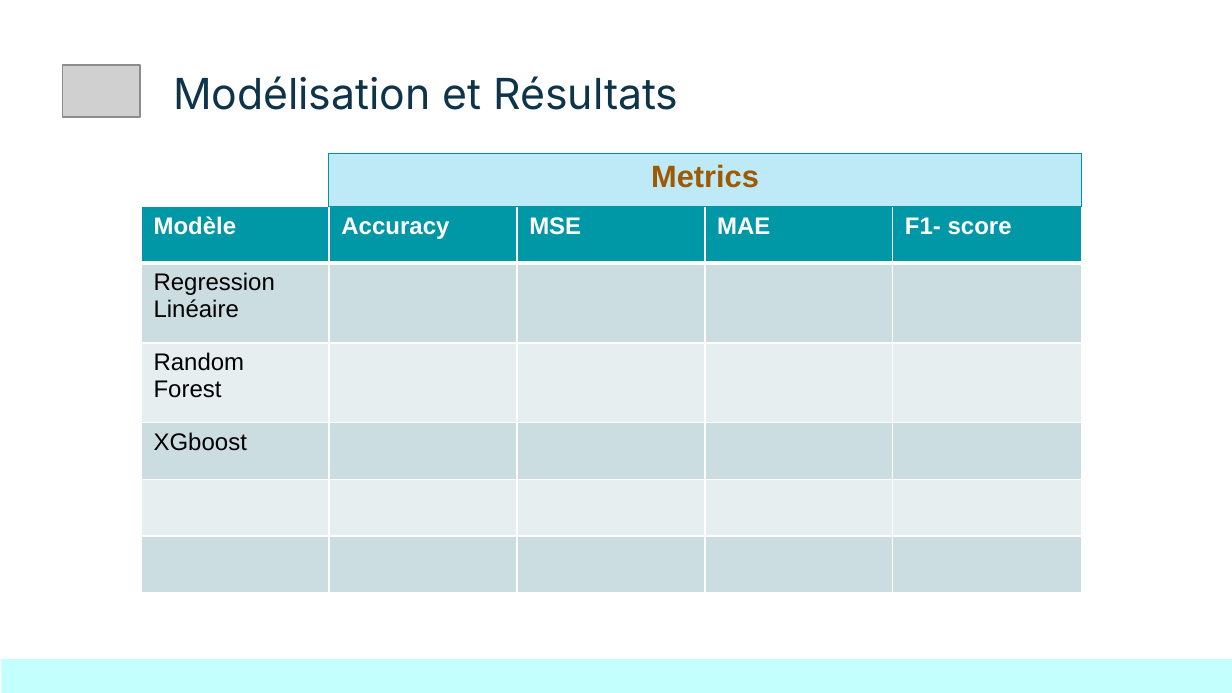
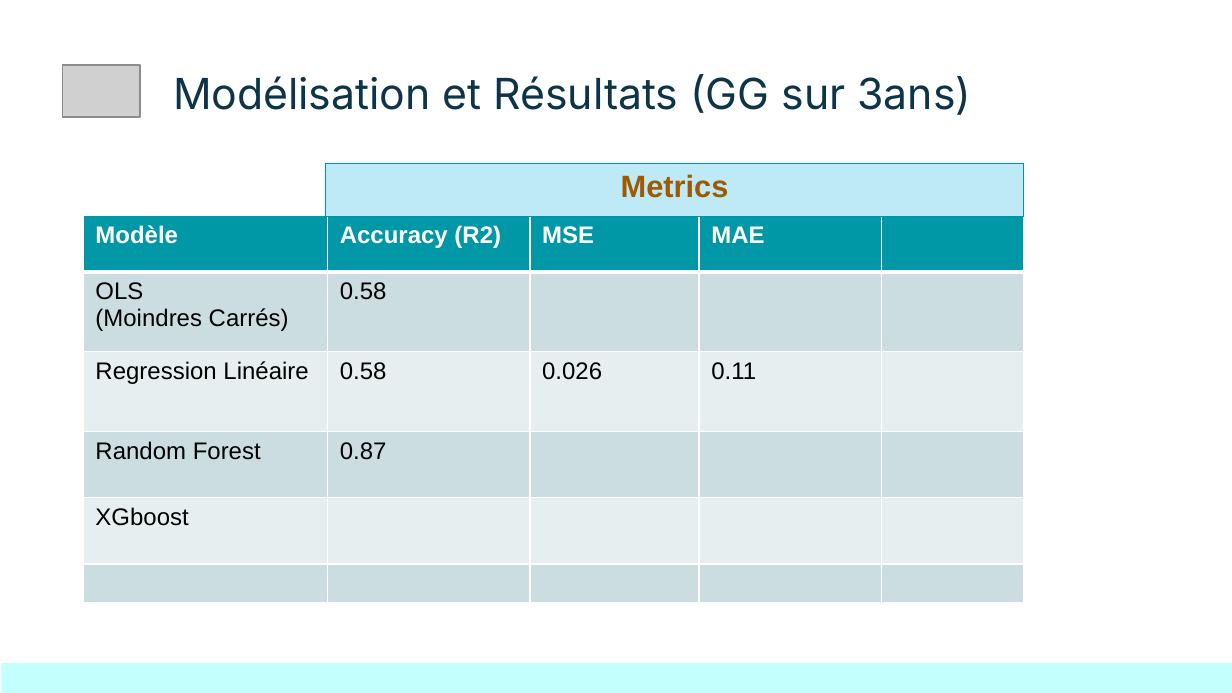
Before and after one commit to flaudeb/SOLAR_ENERGY_PROJECT, a slide deck: slide 9 of modeling/Final_Project_Slides.pptx (slide 11 before the commit). Drawn at 1232x693 pixels with LibreOffice and Linux fonts; fonts in the diff are those of the drawing; grey boxes stand for pictures. Boxes give left, top, right and bottom in pixels: in the first picture for what was removed or moved away, otherwise in the second. Text is boxed around its words. In the diff, an @@ line names an element or a change of style, - is before the commit and + after.

```diff
--- a/modeling/Final_Project_Slides.pptx
+++ b/modeling/Final_Project_Slides.pptx
@@ title at box(173, 74, 971, 115): text changed @@
-Modélisation et Résultats
+Modélisation et Résultats (GG sur 3ans)
@@ table: place and size @@
-table at box(329, 153, 1082, 206)
+table at box(325, 164, 1024, 217)
@@ table at box(83, 216, 1021, 612) @@
-row 1: Modèle | Accuracy | MSE | MAE | F1- score
-row 2: Regression Linéaire |  |  |  | 
-row 3: Random Forest |  |  |  | 
+row 1: Modèle | Accuracy (R2) | MSE | MAE | 
+row 2: OLS / (Moindres Carrés) | 0.58 |  |  | 
+row 3: Regression Linéaire | 0.58 | 0.026 | 0.11 | 
+row 4: Random Forest | 0.87 |  |  | 
-row 6:  |  |  |  | 
@@ table: place and size @@
-table at box(142, 206, 1079, 593)
+table at box(83, 216, 1021, 612)
@@ rectangle: place and size @@
-rectangle at box(1, 659, 1232, 692)
+rectangle at box(1, 663, 1232, 693)
```
Also in this commit, not shown: 2 other slides changed, 2 slides added, 4 slides removed, 7 other files.
